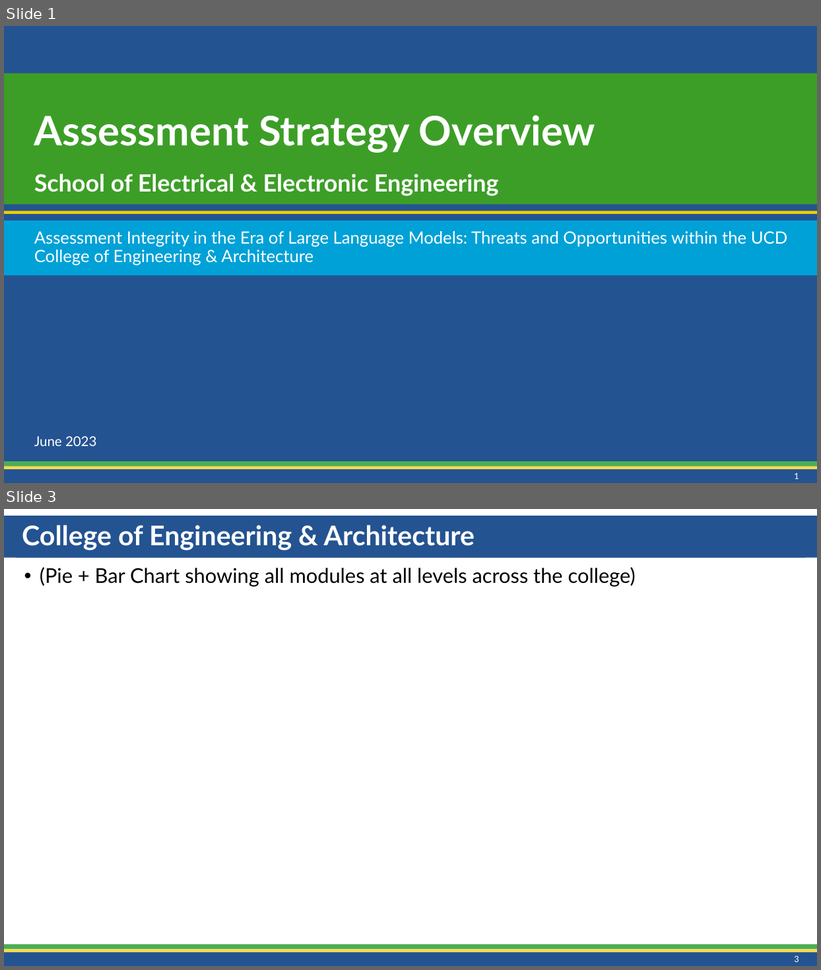
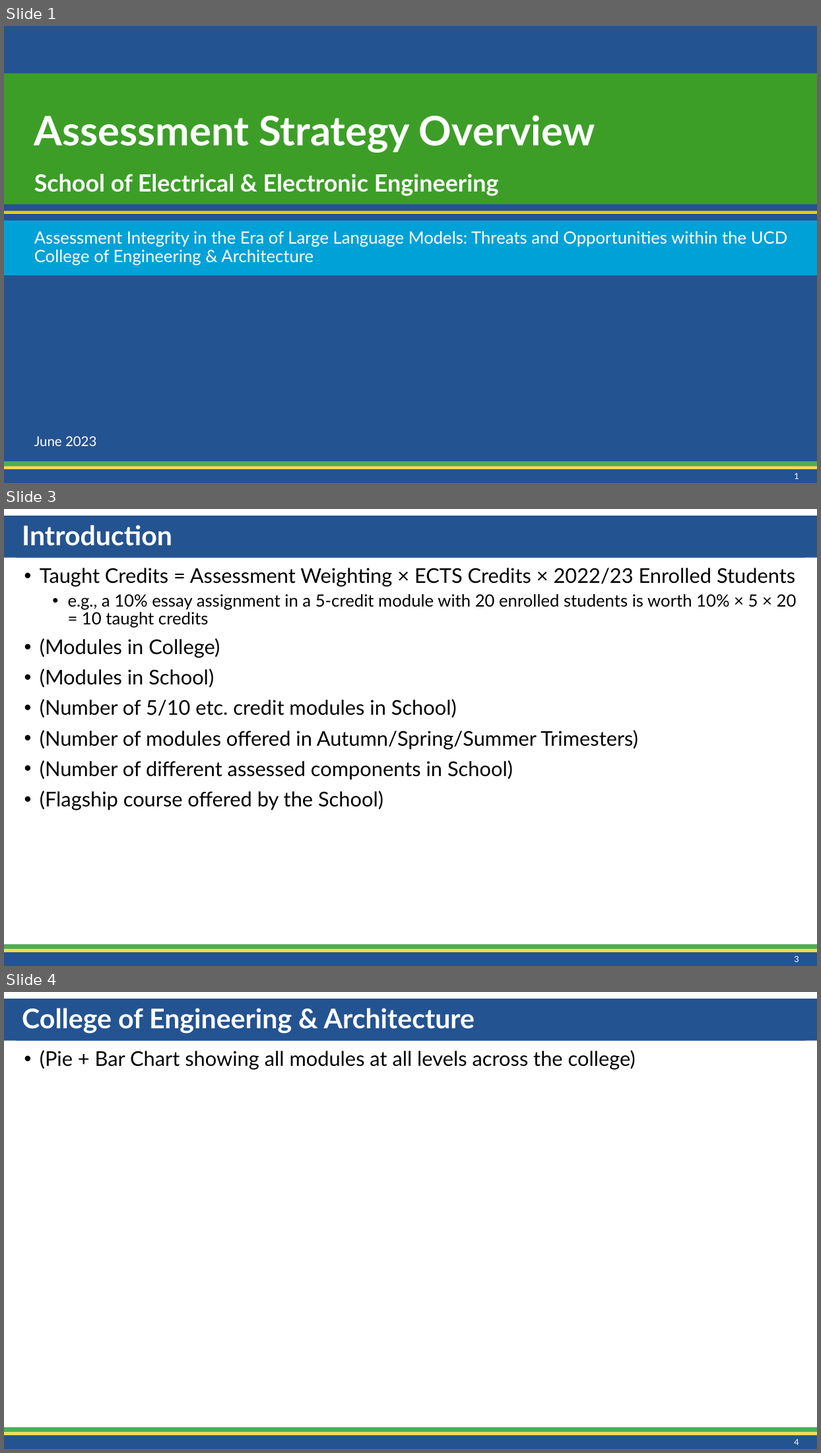
Before and after one commit to CathaloFaolain/ChatGPTAssessment, a slide deck: Slides/Schools Snapshot/AssessmentOverview_SEEE_202306.pptx. Shown one above the other, each under a label of ours: slides 1 and 3 before the commit, slides 1, 3 and 4 after it; the slides between them are not shown. The pictures are 821x970 and 821x1453 pixels, drawn with LibreOffice and Linux fonts; fonts in the diff are those of the drawing; background and template pictures are left out. Boxes give left, top, right and bottom in pixels: in the first picture for what was removed or moved away, otherwise in the second. Text is boxed around its words. In the diff, an @@ line names an element or a change of style, - is before the commit and + after.

```diff
--- a/Slides/Schools Snapshot/AssessmentOverview_SEEE_202306.pptx
+++ b/Slides/Schools Snapshot/AssessmentOverview_SEEE_202306.pptx
@@ slide 3 added at (4, 509, 817, 966), background #FFFFFF; not listed: 4 template elements that a slide beside it also shows @@
@@ title added at (16, 516, 805, 558), fill #245391, 32 pt, text #FFFFFF, bold @@
+Introduction
@@ text added at (40, 568, 797, 811), 24 pt, text #000000 @@
+• Taught Credits = Assessment Weighting × ECTS Credits × 2022/23 Enrolled Students
+  • e.g., a 10% essay assignment in a 5-credit module with 20 enrolled students is worth 10% × 5 × 20 = 10 taught credits
+• (Modules in College)
+• (Modules in School)
+• (Number of 5/10 etc. credit modules in School)
+• (Number of modules offered in Autumn/Spring/Summer Trimesters)
+• (Number of different assessed components in School)
+• (Flagship course offered by the School)
@@ page number added at (794, 956, 799, 962), 10 pt, text #FFFFFF @@
+3
@@ what was slide 3 is now slide 4 @@
@@ page number at (794, 1439, 799, 1445): text changed @@
-3
+4
```
Also in this commit, not shown: 1 other slide added, 1 slide removed.
